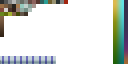
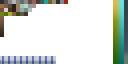
Comparing the layer stacks of the two 128px x 64px images. Changes:
pixels changed over bbox(124, 0, 128, 64) (layer not identified)
